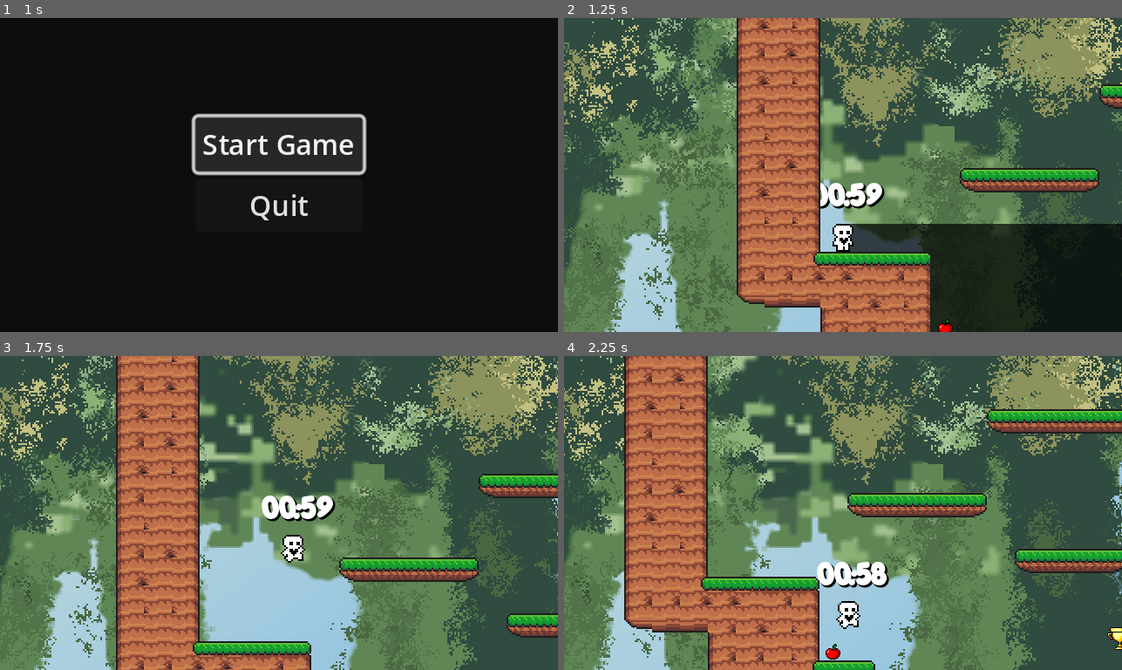
Above: before the commit, frames 1-4 (two rows, left to right).
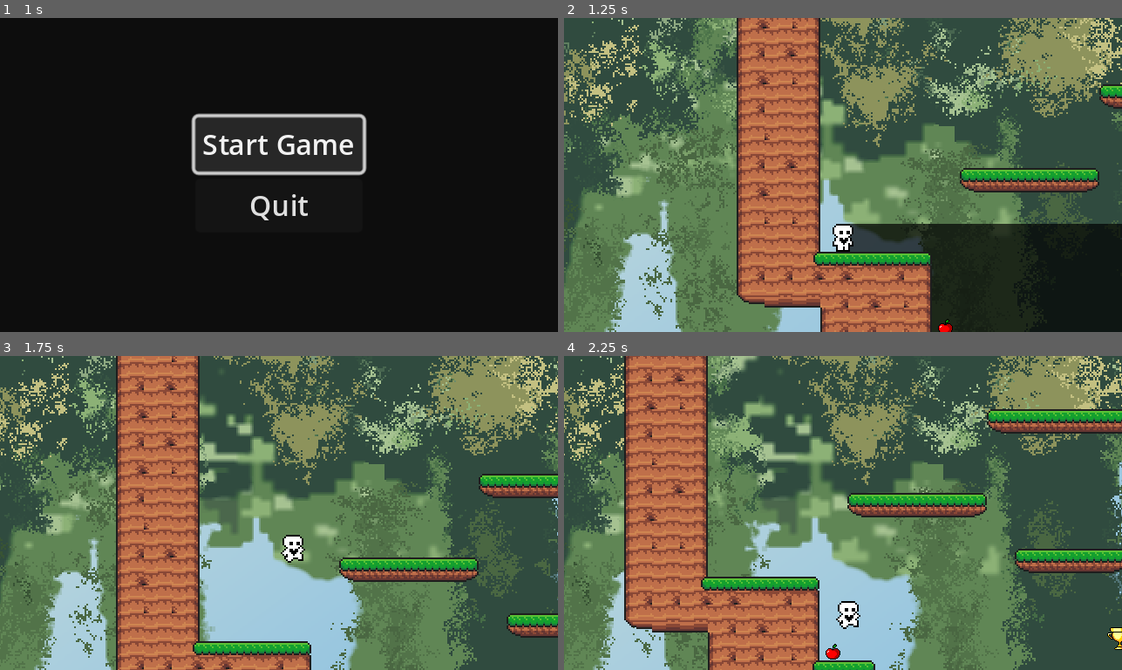
Above: after the commit, the same moments.

Repository: alwong18/AnimalExplorer
Game: Godot game, scene res://Scenes/start_menu.tscn
The game is run twice, just before and just after one commit, with the same random seed, the same clock (stepped at 60 frames per second) and the same inputs. The engine's default icon, where the game draws it, is replaced by a stand-in: a white triangle on a blue panel in a dark square.
Inputs:
- Up to frame 1 (1 s): click "Start Game" at 0.5 s
- Up to frame 2 (1.25 s): no input
- Up to frame 3 (1.75 s): hold Right (move_right) from 1.28 s (still down); tap Up (move_up) at 1.52 s
- Up to frame 4 (2.25 s): keep holding Right (move_right)

Frame 1 is identical in both runs. In frame 2, 0.8% of the frame differs, in the area x 45-58%, y 52-61%; in frame 3, 0.9%; in frame 4, 0.9%, in the area x 45-59%, y 65-74%.

Commit message:
deleted timer

Diff:
--- a/Scenes/player.tscn
+++ b/Scenes/player.tscn
@@ -1,10 +1,8 @@
-[gd_scene load_steps=16 format=3 uid="uid://b5doxaq34uvii"]
+[gd_scene load_steps=14 format=3 uid="uid://b5doxaq34uvii"]
 
 [ext_resource type="Script" path="res://Scripts/player.gd" id="1_u82nx"]
 [ext_resource type="Resource" uid="uid://cd1foekh3anh6" path="res://DefaultMovementData.tres" id="2_51fm6"]
 [ext_resource type="Texture2D" uid="uid://cd2oa1cqn30xj" path="res://player.png" id="2_d22rd"]
-[ext_resource type="FontFile" uid="uid://c5vkum18rnjio" path="res://porkys/PORKH___.TTF" id="3_el0nx"]
-[ext_resource type="Script" path="res://Timer.gd" id="3_q6wyx"]
 
 [sub_resource type="AtlasTexture" id="AtlasTexture_7s3r1"]
 atlas = ExtResource("2_d22rd")
@@ -107,21 +105,11 @@
 [node name="CoyoteJumpTimer" type="Timer" parent="."]
 wait_time = 0.15
 
-[node name="Timer" type="Control" parent="."]
-layout_mode = 3
-anchors_preset = 0
-script = ExtResource("3_q6wyx")
+[node name="CanvasLayer" type="CanvasLayer" parent="."]
 
-[node name="Timer" type="Timer" parent="Timer"]
-wait_time = 60.0
-
-[node name="Label" type="Label" parent="Timer"]
-offset_left = -18.0
-offset_top = -34.0
-offset_right = 22.0
-offset_bottom = -11.0
-theme_override_colors/font_shadow_color = Color(0, 0, 0, 1)
-theme_override_colors/font_outline_color = Color(0, 0, 0, 1)
-theme_override_fonts/font = ExtResource("3_el0nx")
-horizontal_alignment = 1
+[node name="LevelTimeLabel" type="Label" parent="CanvasLayer"]
+anchors_preset = 10
+anchor_right = 1.0
+offset_bottom = 23.0
+grow_horizontal = 2
 metadata/_edit_use_anchors_ = true
